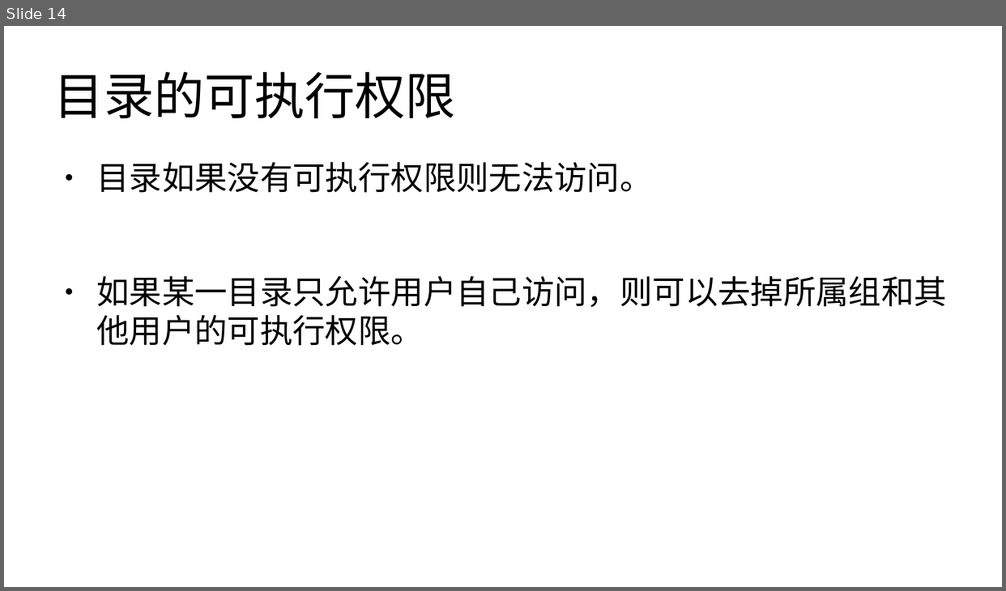
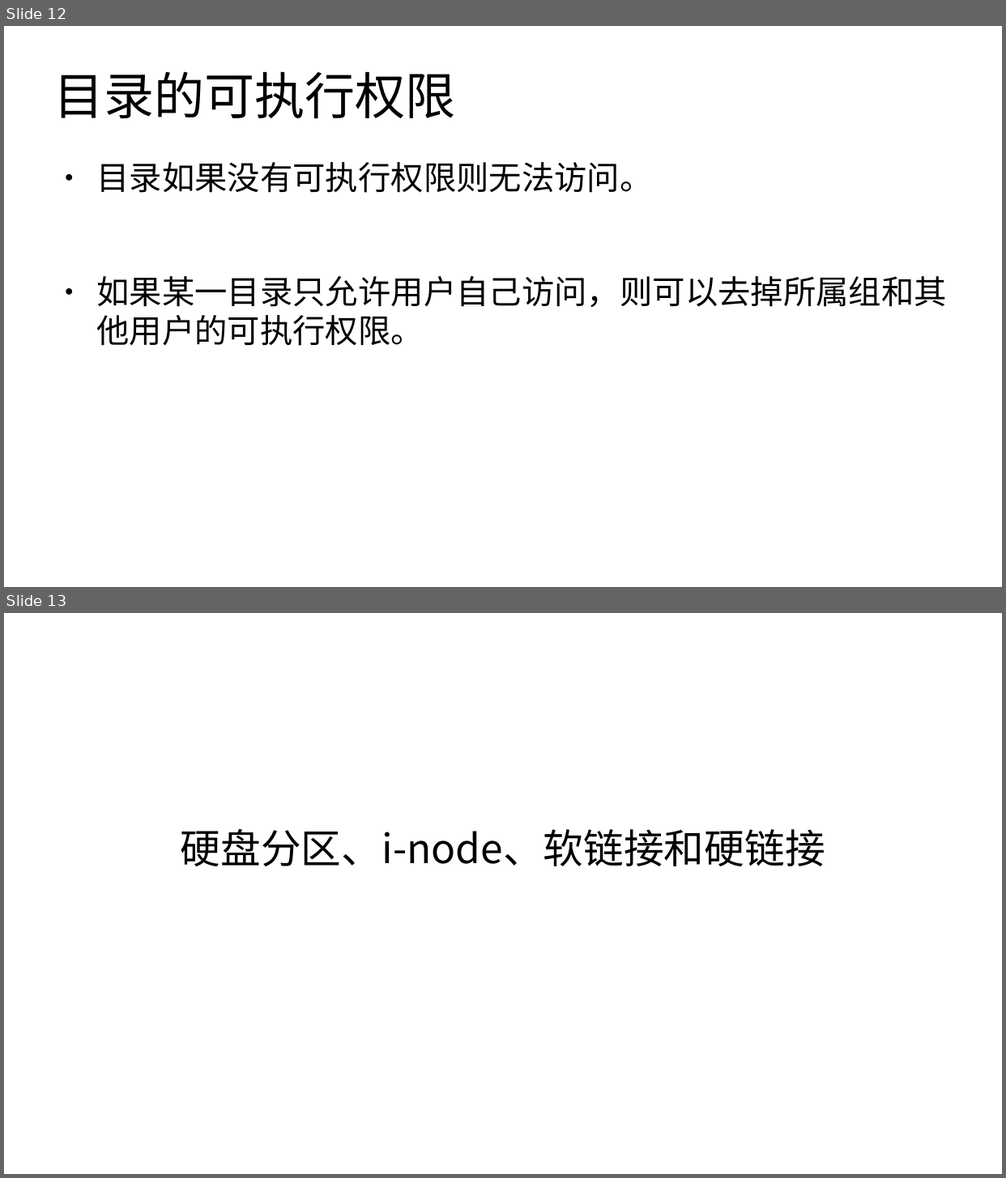
Before and after one commit to master-genius/linux-system, a slide deck: materials/slides/ch04-file-mode.odp. Shown one above the other, each under a label of ours: slide 14 before the commit, slides 12 and 13 after it. The pictures are 1006x591 and 1006x1178 pixels, drawn with LibreOffice and Linux fonts; fonts in the diff are those of the drawing. Boxes give left, top, right and bottom in pixels: in the first picture for what was removed or moved away, otherwise in the second. Text is boxed around its words. In the diff, an @@ line names an element or a change of style, - is before the commit and + after.

```diff
--- a/materials/slides/ch04-file-mode.odp
+++ b/materials/slides/ch04-file-mode.odp
@@ slide 13 added at (4,613,1002,1174), background #FFFFFF @@
@@ subtitle added at (181,829,825,867), 32 pt, text #000000 @@
+硬盘分区、i-node、软链接和硬链接
@@ what was slide 14 is now slide 12 @@
```
Also in this commit, not shown: 1 slide changed, 4 other slides added, 6 other files.
